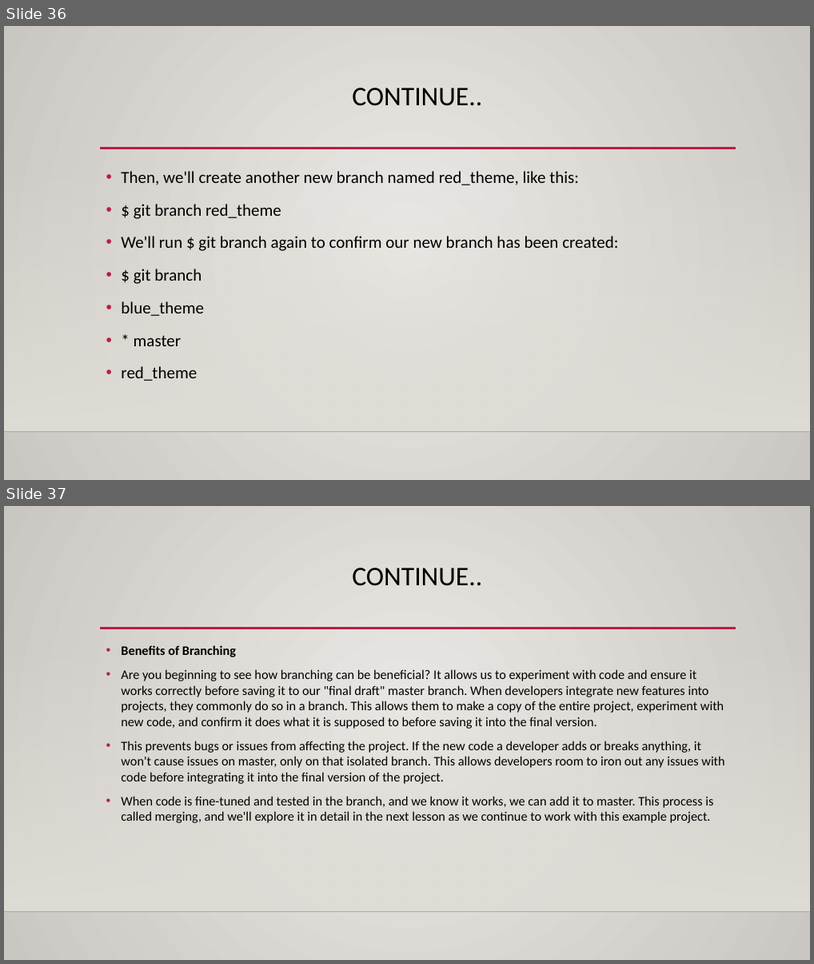
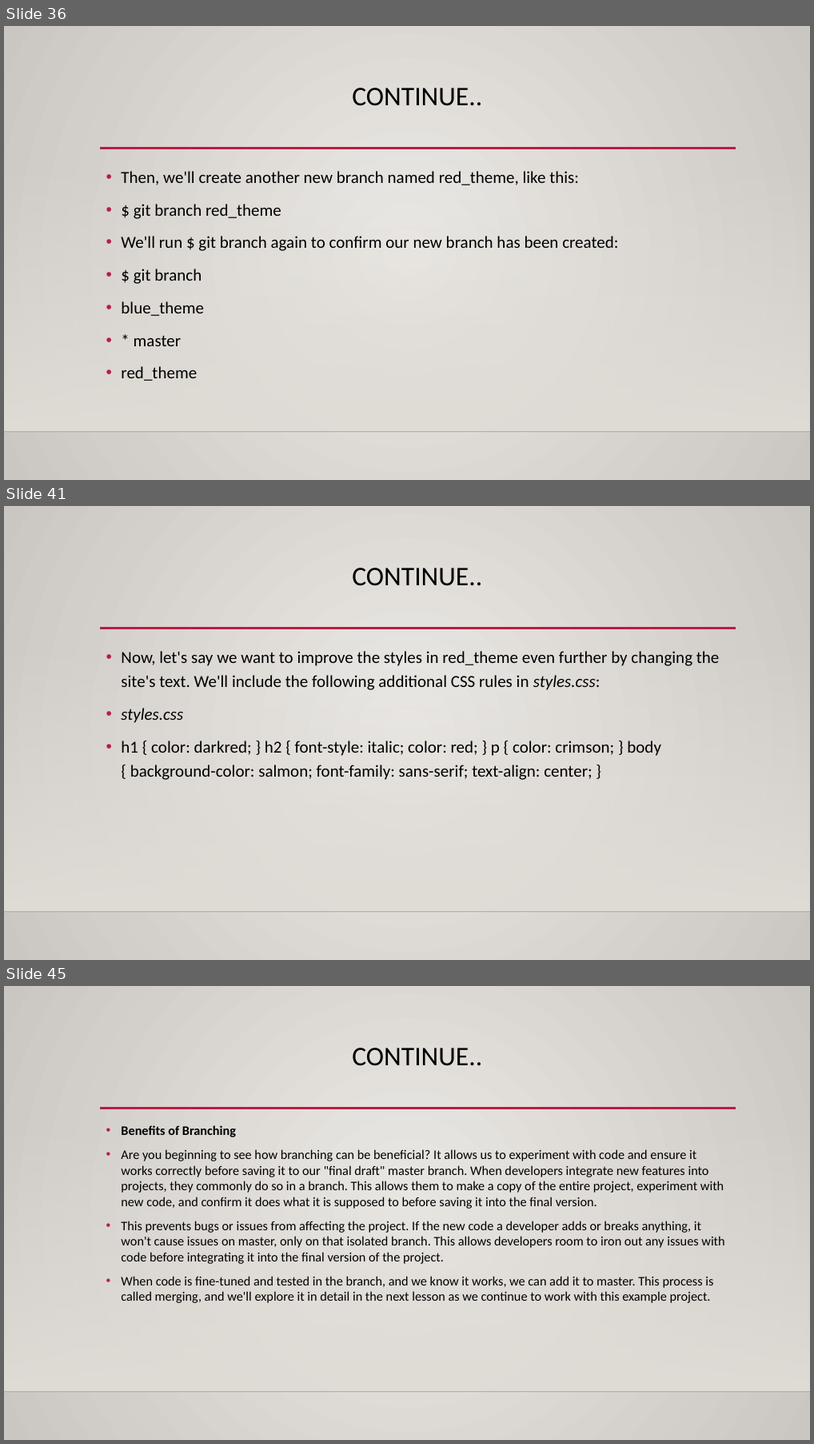
Before and after one commit to GoobsanGroup1/web_dev_proj-1, a slide deck: Week2_Front_End_WD.pptx. Shown one above the other, each under a label of ours: slides 36 and 37 before the commit, slides 36, 41 and 45 after it; the slides between them are not shown. The pictures are 814x964 and 814x1444 pixels, drawn with LibreOffice and Linux fonts; fonts in the diff are those of the drawing; background and template pictures are left out. Boxes give left, top, right and bottom in pixels: in the first picture for what was removed or moved away, otherwise in the second. Text is boxed around its words. In the diff, an @@ line names an element or a change of style, - is before the commit and + after.

```diff
--- a/Week2_Front_End_WD.pptx
+++ b/Week2_Front_End_WD.pptx
@@ slide 41 added at <box>4,506,810,960</box>, background gradient #ECEAE7 to #CAC7C1; not listed: 3 template elements that a slide beside it also shows @@
@@ title added at <box>352,568,482,586</box>, 32 pt, text #000000 @@
+CONTINUE..
@@ text added at <box>121,651,720,780</box>, 20 pt, text #000000 @@
+• Now, let's say we want to improve the styles in red_theme even further by changing the site's text. We'll include the following additional CSS rules in styles.css:
+• styles.css
+• h1 { color: darkred; } h2 { font-style: italic; color: red; } p { color: crimson; } body { background-color: salmon; font-family: sans-serif; text-align: center; }
@@ what was slide 37 is now slide 45 @@
```
Also in this commit, not shown: 1 slide changed, 101 other slides added, 8 other files.
